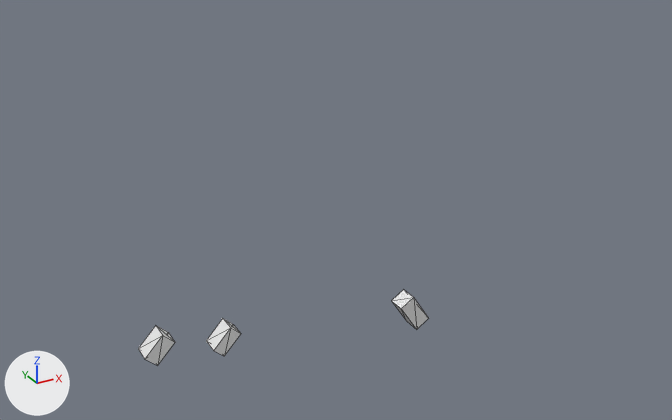
Before and after pictures for a commit that changed the glTF model output/glb/tile_666.glb.
Both versions are drawn from a 50 mm lens placed at (-188.0, -372.0, 141.0), pointed at (18.0, 2.0, -47.0). Every picture has the same lights, and +X, +Y and +Z are marked at lower left. The first picture is the older version. Mesh edges are drawn as thin lines.

Before the edit, the objects in view are built like this:
```python
me_mesh_0 = bpy.data.meshes.new('Mesh_0')
me_mesh_0.from_pydata(...)  # 24 vertices, 30 faces; spans x -89.0..69.0, y -10.0..0.0, z -122.0..-84.0
ob_mesh_0 = bpy.data.objects.new('Mesh_0', me_mesh_0)
ob_mesh_0.location = (0.0, 0.0, 0.0)
```
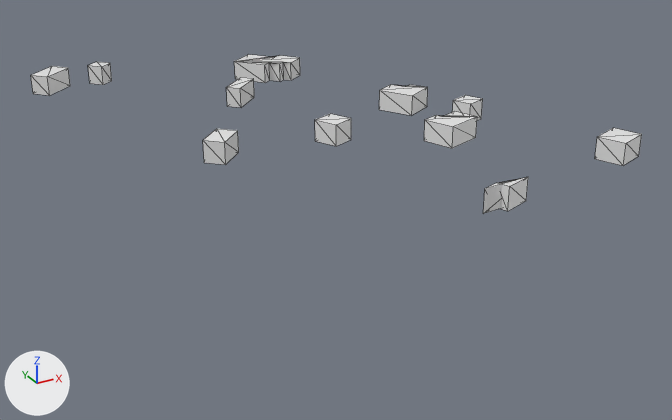
Diff of the bpy script that builds the scene:
```diff
--- a/output/glb/tile_666.glb.py
+++ b/output/glb/tile_666.glb.py
@@ me_mesh_0 @@
 # used by ob_mesh_0; location = (0.0, 0.0, 0.0)
-me_mesh_0.from_pydata(...)  # 24 vertices, 30 faces; spans x -89.0..69.0, y -10.0..0.0, z -122.0..-84.0
+me_mesh_0.from_pydata(...)  # 108 vertices, 140 faces; spans x -99.0..109.0, y -123.0..131.0, z 0.0..10.0
+# me_mesh_0 part 1: the loose piece of 8 vertices spanning x 51.0..69.0, y -10.0..0.0, z -122.0..-101.0 is multiplied about its middle by the matrix ((-0.187, 0.0, -0.939), (0.939, 0.0, -0.187), (0.0, -0.957, 0.0)), then moved by (-70.0, 57.0, 117.0)
+# me_mesh_0 part 2: the loose piece of 8 vertices spanning x -55.0..-41.0, y -10.0..0.0, z -105.0..-90.0 is turned -90 degrees about the x axis through its middle and scaled by 1.14, then moved by (-1.0, -13.0, 102.0)
+# me_mesh_0 part 3: the loose piece of 8 vertices spanning x -89.0..-74.0, y -10.0..0.0, z -100.0..-84.0 is deleted
+# me_mesh_0 part 4
+# 46 vertices are added at x -99.0..109.0, y -123.0..131.0, z 0.0
+# 46 new vertices lie (0.0, 0.0, 10.0) away from vertices in x -99.0..109.0, y -123.0..131.0, z 0.0
+# 120 new faces join them
```

Changed parts and their boxes (x1, y1, x2, y2) in the pictures (672 x 420 px; the box of a moved part takes in the faces that stretch with it):
'Mesh_0', reshaped (110% wider, 109% taller): before (138, 289, 428, 365); after (31, 54, 642, 214)
part 1 of me_mesh_0, moved or reshaped: before (392, 289, 428, 329); after (226, 78, 254, 108)
part 2 of me_mesh_0, moved or reshaped: before (206, 319, 241, 356); after (203, 129, 239, 165)
part 3 of me_mesh_0, deleted: before (138, 326, 175, 365)
part 4 of me_mesh_0, added: after (31, 54, 642, 214)
